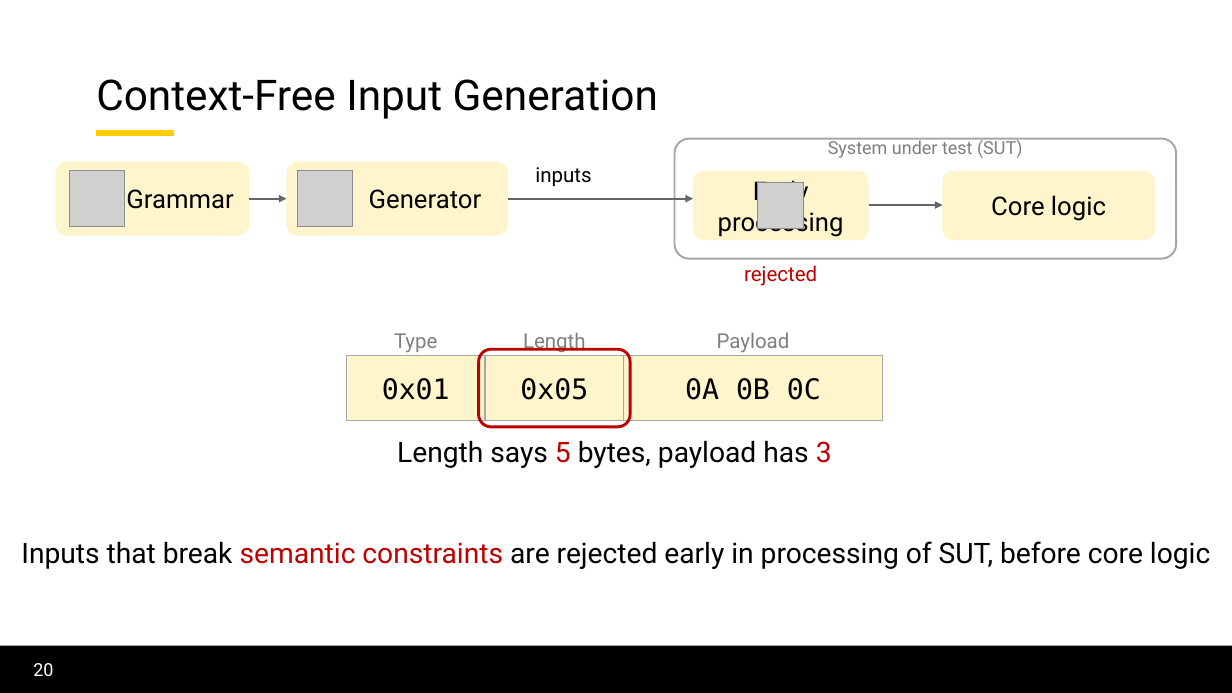
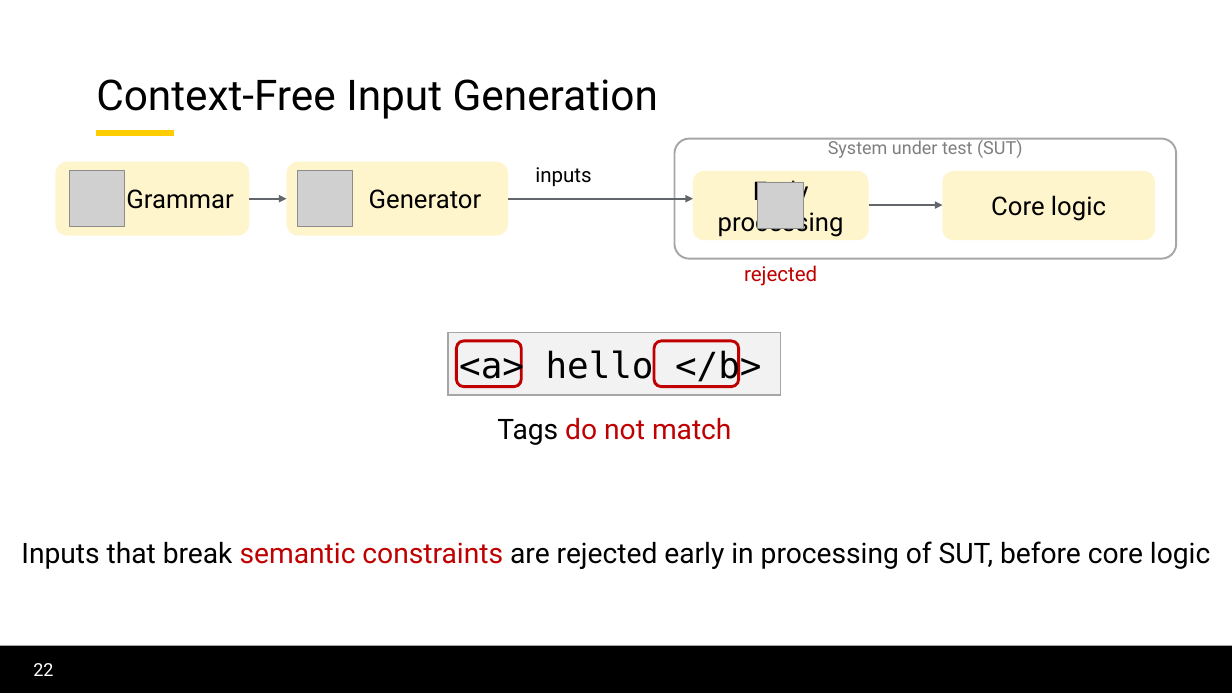
Before and after one commit to lorchrob/thesis_proposal_slides, a slide deck: slide 22 of slides.pptx (slide 20 before the commit). Drawn at 1232x693 pixels with LibreOffice and Linux fonts; fonts in the diff are those of the drawing; grey boxes stand for pictures; background and template pictures are left out. Boxes give left, top, right and bottom in pixels: in the first picture for what was removed or moved away, otherwise in the second. Text is boxed around its words. In the diff, an @@ line names an element or a change of style, - is before the commit and + after.

```diff
--- a/slides.pptx
+++ b/slides.pptx
@@ rectangle removed at [347, 356, 485, 421] @@
-0x01
@@ text removed at [394, 333, 438, 353] @@
-Type
@@ rectangle added at [448, 333, 781, 395], fill #F2F2F2, outline #A6A6A6 1 pt @@
@@ rounded rectangle: place and size @@
-rounded rectangle at [479, 349, 630, 427]
+rounded rectangle at [457, 341, 521, 386]
@@ text added at [459, 349, 761, 386], 28 pt, text #000000 @@
+<a> hello </b>
@@ rectangle removed at [485, 356, 624, 421] @@
-0x05
@@ text removed at [523, 332, 586, 352] @@
-Length
@@ rectangle removed at [624, 356, 883, 421] @@
-0A 0B 0C
@@ rounded rectangle added at [654, 341, 739, 386], outline #C00000 2.25 pt @@
@@ text removed at [717, 332, 790, 353] @@
-Payload
@@ text added at [497, 417, 731, 445], 22 pt, text #C00000 @@
+Tags do not match
@@ text removed at [397, 440, 832, 468] @@
-Length says 5 bytes, payload has 3
@@ page number at [33, 663, 53, 676]: text changed @@
-20
+22
```
Also in this commit, not shown: 46 other slides changed, 14 slides added, 17 slides removed.
